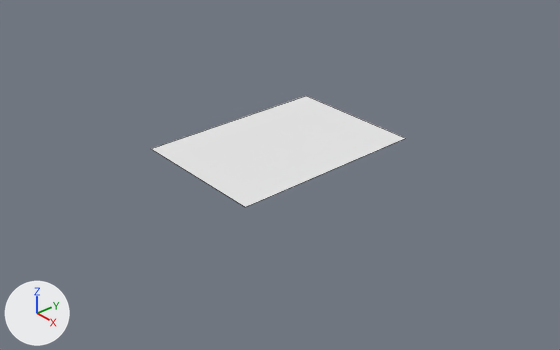
Two versions of the Blender file burning_bits.blend, one commit apart.
One viewpoint serves both versions: a 50 mm camera at (0.969, -0.843, 0.626) aimed at (0.021, -0.018, -0.051). Arrows for +X, +Y and +Z are at lower left; the lights stay in place. Mesh edges are drawn as thin lines.

The scene before the commit, as lines of its bpy script (objects in view):
```python
me_plane_001 = bpy.data.meshes.new('Plane.001')
me_plane_001.from_pydata([(-1.0, -1.0, 0.0), (1.0, -1.0, 0.0), (-1.0, 1.0, 0.0), (1.0, 1.0, 0.0)], [], [(0, 1, 3, 2)])
me_plane_001.materials.append(mat_material)  # its picture is missing
ob_paper = bpy.data.objects.new('paper', me_plane_001)
ob_paper.location = (0.0, 0.0, 0.0)
ob_paper.scale = (0.137, 0.191, 0.191)
```
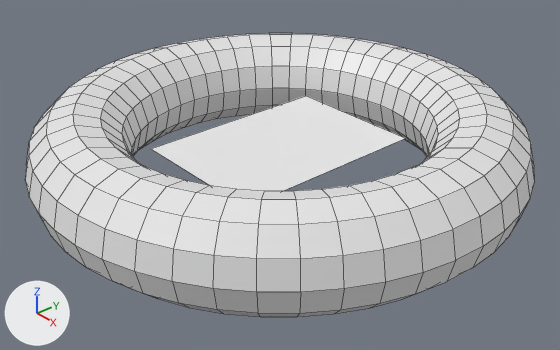
Changed parts and their boxes (x1, y1, x2, y2) in the pictures (560 x 350 px):
'burn_paint_brush', added
    after: (25, 33, 535, 317)

The edits, one by one:
Mesh me_torus is new.
It is a torus around z (ring radius 1.0, tube radius 0.25) spanning x -1.25..1.25, y -1.25..1.25, z -0.25..0.25.
Object 'burn_paint_brush' (ob_burn_paint_brush) is new; it shows me_torus.
Its location is (0.0, 0.0, 0.0).
Its scale is (0.36, 0.36, 0.36).
